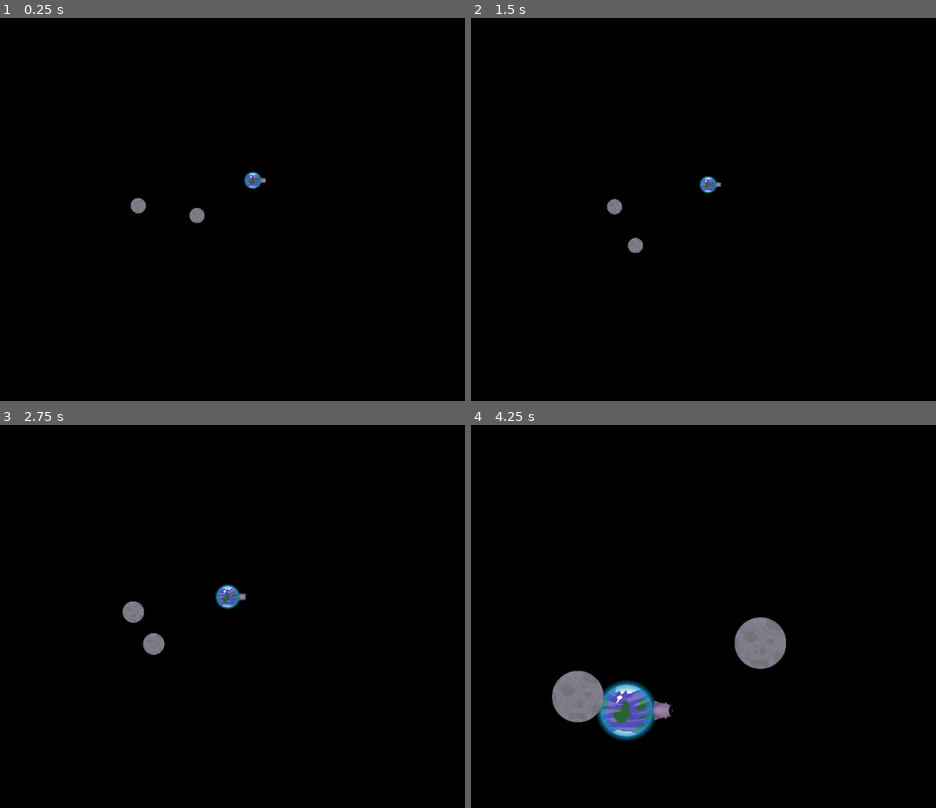
Above: before the commit, frames 1-4 (two rows, left to right).
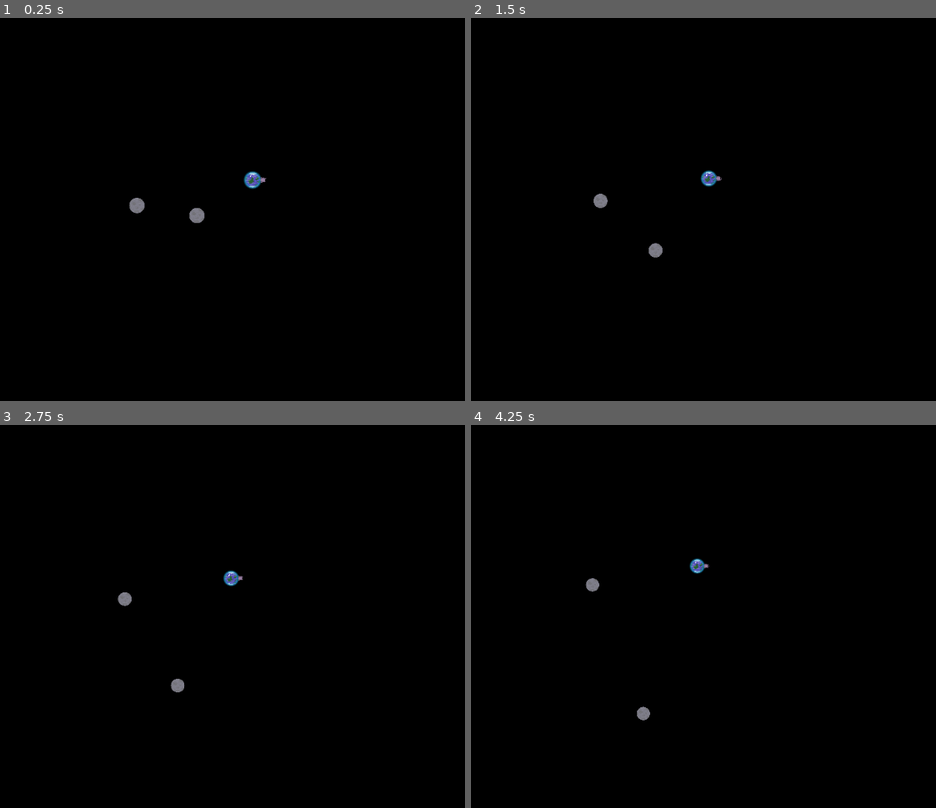
Above: after the commit, the same moments.

Repository: Pfeil/Moonshot
Game: Godot game, scene res://planet_player/test.tscn
Two runs of this game, one before a commit and one after it. Both use one fixed random seed, a clock stepped at 60 frames per second and the inputs below.
Inputs (mouse positions are in pixels of both pictures, inside the frame that each line leads up to):
- Up to frame 1 (0.25 s): no input
- Up to frame 2 (1.5 s): move the mouse to (759, 186) at 0.52 s; tap Space (ui_select) at 0.6, 0.77, 1.07 s; move the mouse to (475, 224) at 1.27 s; tap Mouse wheel up (Zoom_IN) at 1.35 s
- Up to frame 3 (2.75 s): tap Space (ui_select) at 1.52, 1.55, 1.82, 2.3 s; move the mouse to (204, 528) at 2.02 s; hold Mouse wheel down (Zoom_OUT) from 2.03 s (still down)
- Up to frame 4 (4.25 s): move the mouse to (577, 689) at 2.77 s; release Mouse wheel down (Zoom_OUT) at 2.78 s; tap Space (ui_select) at 2.85, 3.02, 3.32, 3.77, 3.8, 4.07 s; move the mouse to (810, 670) at 3.52 s; hold Mouse wheel up (Zoom_IN) from 3.53 s (still down)

The runs differ from the first frame. In frame 1, 0.1% of the frame differs, in the area x 27-58%, y 40-54%; in frame 2, 0.6%; in frame 3, 1.0%; in frame 4, 4.3%, in the area x 17-68%, y 34-83%.
Error after the commit: Invalid get index 'scale' (on base: 'null instance'). (res://planet/Planet.gd:49)

Commit message:
Make mass, density and scale of planets and of planet_players modifiable in editor

Diff:
--- a/planet/Planet.gd
+++ b/planet/Planet.gd
@@ -1,6 +1,12 @@
+tool
 extends RigidBody2D
 
 const G = 1000		#TODO adjust this constant
+var editor_variables_setup:bool = false
+var is_in_physics_ready = true
+
+export var density:float = 1	setget set_density
+export var my_scale:float = 1	setget set_my_scale
 
 export var start_implulse: Vector2 = Vector2.ZERO
 export var path_to_central_planet: NodePath
@@ -10,30 +16,72 @@
 
 onready var current_force = start_implulse
 onready var impulse_arrow = $ImpulseArrow
-var is_in_physics_ready = true
+onready var sprite: Sprite = $Sprite
+onready var shape: CollisionShape2D = $Shape
+var original_sprite_scale
+var original_shape_scale
+
+func _ready():
+	setup_editor_variables()
+	set_my_scale(my_scale)
+	set_density(density)
+
+func set_density(new_density):
+	density = new_density
+	set_mass(my_scale * my_scale * density)
+
+func set_mass(new_mass):
+	mass = new_mass
+	density = (mass / (my_scale * my_scale))
+
+func set_my_scale(new_my_scale: float):
+	my_scale = new_my_scale
+	if sprite:
+		sprite.scale 	= new_my_scale * original_sprite_scale
+	if shape:
+		shape.scale 	= new_my_scale * original_shape_scale
+	mass = my_scale * my_scale * density
 
 
-func _physics_process(delta: float):
-	if is_in_physics_ready:
-		if path_to_central_planet:
-			var central_planet = get_node(path_to_central_planet)
-			var vec_to_central_planet: Vector2 = (central_planet.position - position)
-			var distance: float = vec_to_central_planet.length()
-			var orbit_direction = Vector2(vec_to_central_planet.y, -vec_to_central_planet.x).normalized()
-			self.apply_central_impulse( orbit_direction * sqrt( (G * (central_planet.mass + mass) ) / (distance) ) )
-			impulse_arrow.set_direction(orbit_direction * 100)
-		else:
-			apply_central_impulse(start_implulse)
-		is_in_physics_ready = false
+func setup_editor_variables():
+	sprite = $Sprite
+	shape = $Shape
+	original_sprite_scale = sprite.scale
+	original_shape_scale = shape.scale
+	editor_variables_setup = true
 
-	for body in rigidBodiesInRange:
-		var distance_vector: Vector2 = body.get_position() - self.get_position()
-		var distance_squared: float = distance_vector.length_squared()
-		var dir_vector: Vector2 = distance_vector.normalized()
-		var impulse = G * (body.get_mass() * mass) / distance_squared
-		var impulse_vector = impulse * dir_vector
-		body.apply_central_impulse(-impulse_vector)
+func _physics_process(_delta: float):
+	if Engine.editor_hint:	# Code to execute in editor:
+		if not editor_variables_setup:
+			setup_editor_variables()
+	if not Engine.editor_hint:	# Code to execute in game:
+		if is_in_physics_ready:
+			if path_to_central_planet:
+				var central_planet = get_node(path_to_central_planet)
+				var vec_to_central_planet: Vector2 = (central_planet.position - position)
+				var distance: float = vec_to_central_planet.length()
+				var orbit_direction = Vector2(vec_to_central_planet.y, -vec_to_central_planet.x).normalized()
+				self.apply_central_impulse( orbit_direction * sqrt( (G * (central_planet.mass + mass) ) / (distance) ) )
+				impulse_arrow.set_direction(orbit_direction * 100)
+			else:
+				apply_central_impulse(start_implulse)
+			is_in_physics_ready = false
 
+		for body in rigidBodiesInRange:
+			var distance_vector: Vector2 = body.get_position() - self.get_position()
+			var distance_squared: float = distance_vector.length_squared()
+			var dir_vector: Vector2 = distance_vector.normalized()
+			var impulse = G * (body.get_mass() * mass) / distance_squared
+			var impulse_vector = impulse * dir_vector
+			body.apply_central_impulse(-impulse_vector)
+
+	# Code to execute both in editor and in game:
+
+
+func rescale_by_factor(scale_factor: float):
+	sprite.scale 	*= scale_factor
+	shape.scale 	*= scale_factor
+	mass 			*= scale_factor * scale_factor
 
 
 func _on_GravityArea_body_entered(body):
--- a/planet_player/bullet.gd
+++ b/planet_player/bullet.gd
@@ -3,23 +3,30 @@
 const PARTICLES = preload("res://effects/TimedParticles.tscn")
 
 export var EXPLOSION_IMPULSE: float = 500
-
-var bullet_scale: float = 1
+export var my_scale: float = 1
 
 onready var TIMER = self.get_node("Lifetimer")
 onready var PARENT = self.get_parent()
 onready var collisionShape: CollisionShape2D = $CollisionShape2D
 onready var sprite: Sprite = $Sprite
-onready var maxScale = sprite.scale
-onready var maxMass = mass
+onready var max_sprite_scale = sprite.scale
+onready var max_collision_shape_scale = collisionShape.scale
+onready var max_mass = mass
 
 func _ready():
-	_set_scale(bullet_scale)
+	set_scale(my_scale * Vector2.ONE)
 
-func _set_scale(new_scale):
-	collisionShape.scale 	= maxScale * new_scale
-	sprite.scale 			= maxScale * new_scale
-	mass					= maxMass * new_scale
+func rescale_by_factor(scale_factor: float):
+	my_scale	*= scale_factor
+	set_scale(Vector2.ONE * my_scale)
+
+
+# overwriting set_scale
+func set_scale(new_scale: Vector2):
+	collisionShape.scale 	= max_collision_shape_scale * new_scale
+	sprite.scale 			= max_sprite_scale 			* new_scale
+	mass					= max_mass 					* new_scale.length_squared()
+
 
 func _on_Bullet_body_entered(body: Node):
 	if (body != null) and (body.get_class() == "RigidBody2D"):
--- a/planet_player/planet_player.gd
+++ b/planet_player/planet_player.gd
@@ -2,14 +2,14 @@
 
 export var PLAYER_NUMBER: int = 0
 export var bullet_impulse: float = 100
-export var SCALING_FACTOR = 0.5
+export var damage_modifier: float = 0.1
 export var hasRecoil: bool = true
 
 export var is_controlled_by_mouse: bool = false
 export var JOYPAD_NUMBER = 0
 export var JOYPAD_DEADZONE = 0.25
 
-
+var original_cannon_scale
 var aiming_direction: Vector2
 onready var joypad_left:Vector2 = Vector2.ZERO
 onready var OS_NAME = OS.get_name()
@@ -17,18 +17,24 @@
 onready var cannon = $RotationPoint/Cannon
 onready var bullet_spawn_position = $RotationPoint/Cannon/BulletSpawnPosition
 onready var bullet = preload("res://planet_player/bullet.tscn")
-onready var shape: CollisionShape2D = $Shape
-onready var sprite: Sprite = $Sprite
-onready var bullet_scale = 1
+
+func setup_editor_variables():
+	cannon = $RotationPoint/Cannon
+	original_cannon_scale = cannon.scale
+	.setup_editor_variables()
+
+func set_my_scale(new_my_scale: float):
+	.set_my_scale(new_my_scale)
+	if cannon:
+		cannon.scale 	= new_my_scale * original_cannon_scale
+
 
 
 func _process(_delta):
-
-	if PLAYER_NUMBER == 1:
+	if PLAYER_NUMBER == 1:	#Second player can use mouse to play
 		aiming_direction = (get_global_mouse_position() - transform.get_origin())
 		if Input.is_action_just_pressed("ui_select"):
 			shoot()
-
 	# controller support
 	var analogStick_vectors = get_joystick_input()
 	if analogStick_vectors[0]:	#Joystick controlls
@@ -48,7 +54,7 @@
 
 func shoot():
 	var bullet_instance = bullet.instance()
-	bullet_instance.bullet_scale = bullet_scale
+	bullet_instance.my_scale = my_scale
 	var bullet_spawn_position_global = bullet_spawn_position.get_global_position()
 	get_tree().get_root().add_child(bullet_instance)
 	bullet_instance.position = bullet_spawn_position_global
@@ -83,16 +89,7 @@
 		rightAnalogStick_vector = Vector2(0, 0)
 	return [leftAnalogStick_vector, rightAnalogStick_vector]
 
-func take_damage():
-	sprite.scale 	*= SCALING_FACTOR
-	shape.scale 	*= SCALING_FACTOR
-	cannon.scale 	*= SCALING_FACTOR
-	mass 			*= SCALING_FACTOR
-	bullet_impulse 	*= SCALING_FACTOR
-	bullet_scale	*= SCALING_FACTOR
-	print("bääähm")
-
 
 func _on_PlanetPlayer_body_entered(body):
 	if body.is_in_group("bullets"):
-		take_damage()
+		set_my_scale(my_scale - damage_modifier * body.my_scale)
